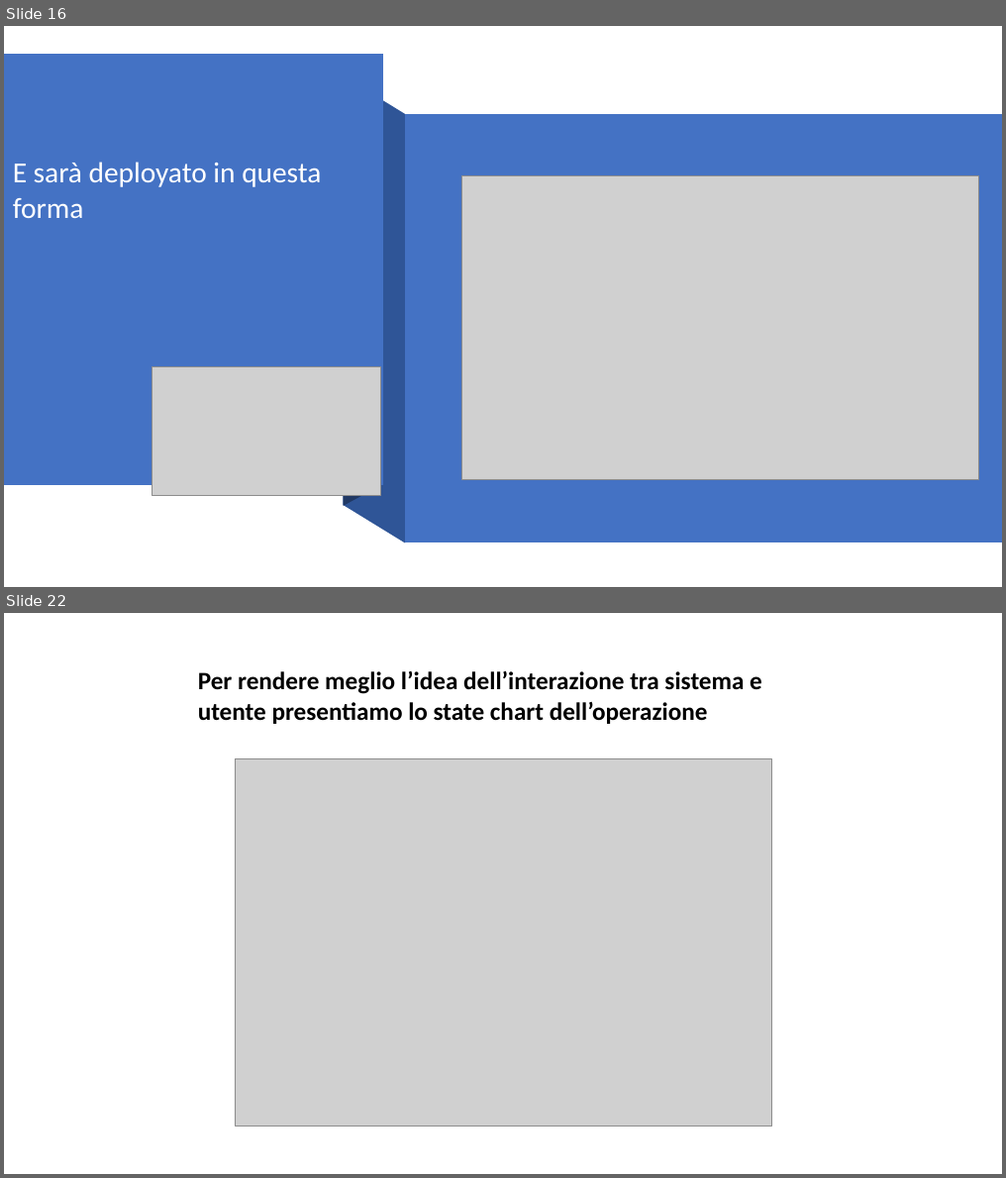
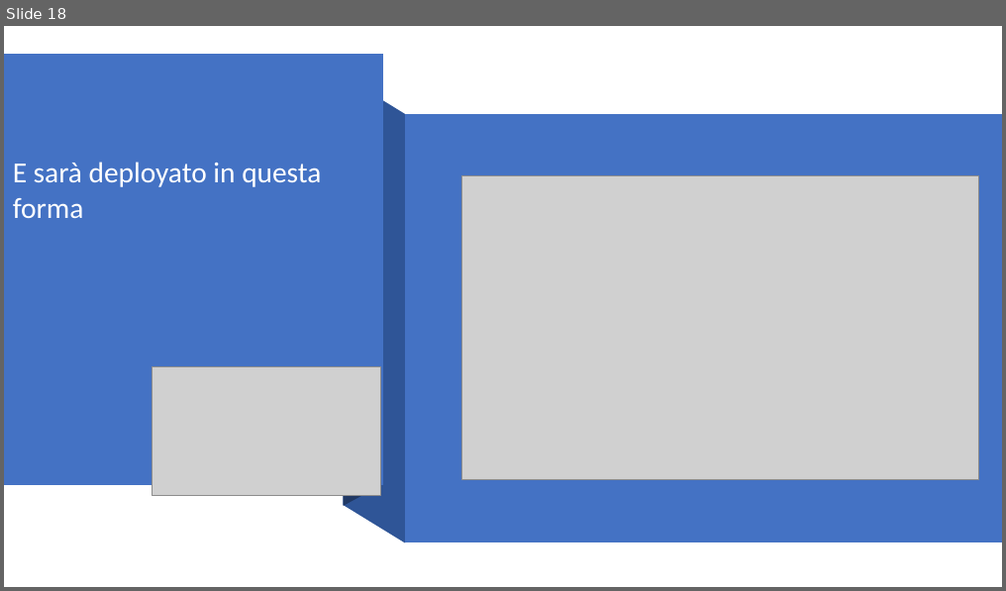
Before and after one commit to Givaa/MedQueue, a slide deck: This is my PP/Presentazione 06-12-2020.pptx. Shown one above the other, each under a label of ours: slides 16 and 22 before the commit, slide 18 after it; the slides between them are not shown. The pictures are 1006x1178 and 1006x591 pixels, drawn with LibreOffice and Linux fonts; fonts in the diff are those of the drawing; grey boxes stand for pictures; background and template pictures are left out. Boxes give left, top, right and bottom in pixels: in the first picture for what was removed or moved away, otherwise in the second. Text is boxed around its words. In the diff, an @@ line names an element or a change of style, - is before the commit and + after.

```diff
--- a/This is my PP/Presentazione 06-12-2020.pptx
+++ b/This is my PP/Presentazione 06-12-2020.pptx
@@ slide 22 removed at (4, 613, 1002, 1174), background picture (left out) @@
@@ text removed at (198, 670, 762, 724) @@
-Per rendere meglio l’idea dell’interazione tra sistema e utente presentiamo lo state chart dell’operazione
@@ picture removed at (235, 759, 771, 1126) @@
@@ what was slide 16 is now slide 18 @@
```
Also in this commit, not shown: 3 slides added, 6 other slides removed, 1 other file.
